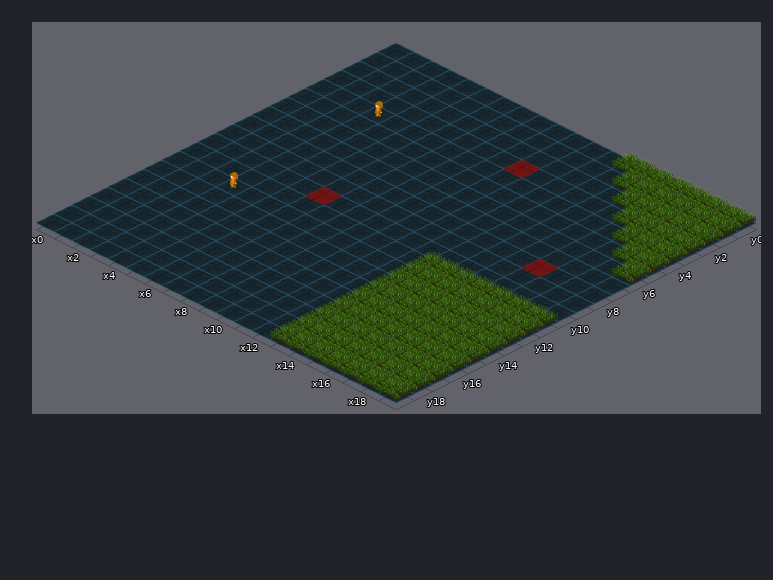
Tiled map -- maps/map1.tmx. Above, as it was before the edit.
Cells are 64x32 px. Isometric: x runs down to the right, y down to the left. Shown: x 0..19, y 0..19.
New version:
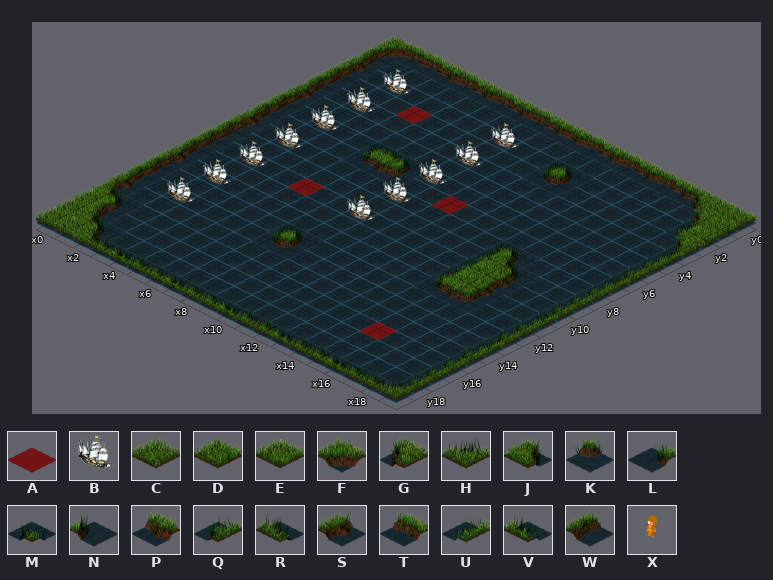
Key: from "Rocks": A 22; from "galleon_yellow_se": B 0; from "grass_and_water": C 0, D 1, E 2, F 4, G 5, H 6, J 7, K 8, L 9, M 10, N 11, P 12, Q 13, R 14, S 15, T 16, U 17, V 18, W 19; from "player": X 0.
_ is an empty cell.
Objects are placed by the point they stand on, in cells (3,4 is the top-left corner of cell 3,4); size is 1x1 cell unless given.
Commit: Add ships models. Add layer handler
Change:
Layer "land":
y 0: x 0..19 _____________CCCCCCC -> FTTPTPTPTPPTPTPTPGDD
y 1: x 0 _ -> W; x 14..19 CCCCCC -> ____GD
y 2: x 0 _ -> S; x 11..12 __ -> MN; x 15..18 CCCC -> ___U
y 3: x 0 _ -> W; x 11..12 __ -> LK; x 16..19 CCCC -> ___G
y 4: x 0 _ -> W; x 17..19 CCC -> __U
y 5: x 0 _ -> S; x 18..19 CC -> _Q
y 6: x 0 _ -> W; x 5..7 ___ -> MRN; x 19 C -> Q
y 7: x 0 _ -> W; x 5..7 ___ -> LPK; x 19 _ -> U
y 8: x 0 _ -> S; x 14..15 __ -> MN; x 19 _ -> Q
y 9: x 0 _ -> W; x 14..16 ___ -> UJN; x 19 _ -> Q
y 10: x 0 _ -> W; x 14..16 ___ -> UCS; x 19 _ -> Q
y 11: x 0 _ -> W; x 13..14 CC -> _U; x 16..19 CCCC -> S__U
y 12: x 0 _ -> S; x 13..19 CCCCCCC -> _LPK__Q
y 13: x 0 _ -> W; x 7..8 __ -> MN; x 13..19 CCCCCCC -> ______Q
y 14: x 0 _ -> W; x 7..8 __ -> LK; x 13..19 CCCCCCC -> ______U
y 15: x 0 _ -> S; x 13..19 CCCCCCC -> ______Q
y 16: x 0..1 __ -> JN; x 13..19 CCCCCCC -> ______Q
y 17: x 0..1 __ -> EW; x 13..19 CCCCCCC -> ______Q
y 18: x 0..2 ___ -> EJN; x 13..19 CCCCCCC -> ______Q
y 19: x 0..19 _____________CCCCCCC -> EEJRVRRVRRVRRVRRVRRH
Layer "rocks":
y 3: x 4 _ -> A; x 10 A -> _
y 7: x 10 _ -> A
y 8: x 16 A -> _
y 10: x 5..6 _A -> A_
y 16: x 15 _ -> A
Layer "ships_yellow":
added: B "line_60" at 3,3 size 1x2
added: B "frigate" at 9,3 size 1x2
added: B "galley" at 3,5 size 1x2
added: B "steam_frigate" at 9,5 size 1x2
added: B "line_100" at 3,7 size 1x2
added: B "ironclad" at 9,7 size 1x2
added: B "monitor" at 3,9 size 1x2
added: B "brig" at 9,9 size 1x2
added: B "steamboat" at 3,11 size 1x2
added: B "tender" at 9,11 size 1x2
added: B "corvette" at 3,13 size 1x2
added: B "galleon" at 3,15 size 1x2
removed: X "Player1" at 4,5 size 1x2
removed: X "Player2" at 3.9,12.9 size 1x2
Where, in picture pixels (left, top, right, bottom), the same in both pictures:
changed: (36, 35, 756, 399)
